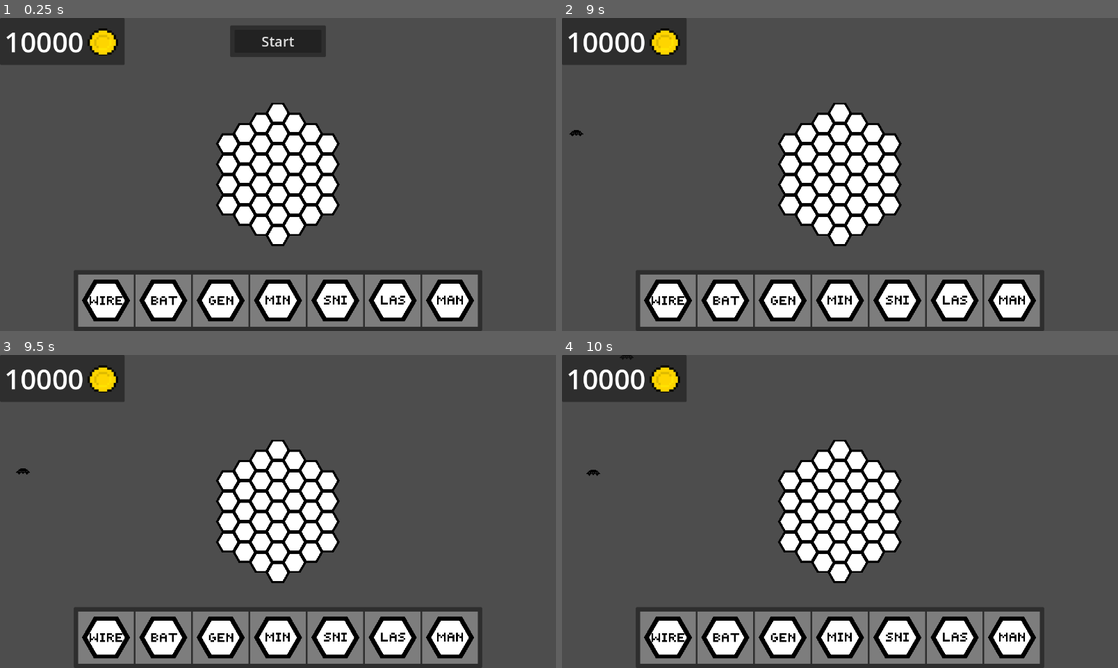
Above: before the commit, frames 1-4 (two rows, left to right).
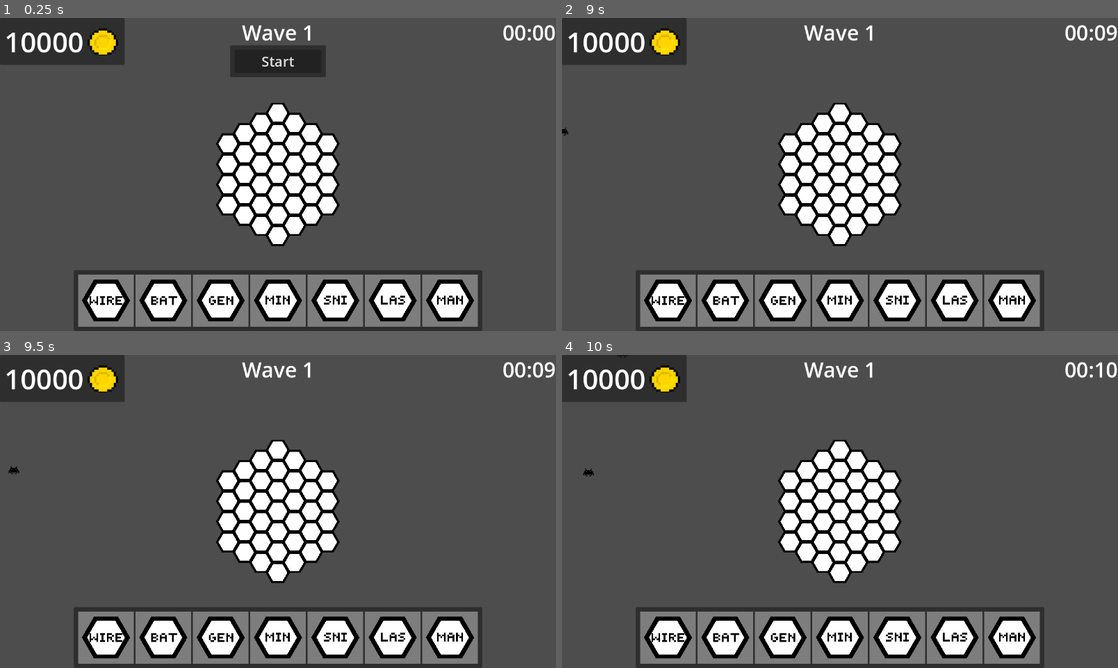
Above: after the commit, the same moments.

Repository: KieranGliver/SpacePowerDefenseGame
Game: Godot game, scene res://Scenes/GameScenes/main.tscn
Two runs of this game, one before a commit and one after it. Both use one fixed random seed, a clock stepped at 60 frames per second and the inputs below.
Inputs (mouse positions are in pixels of both pictures, inside the frame that each line leads up to):
- Up to frame 1 (0.25 s): no input
- Up to frame 2 (9 s): click "Start" at 0.5 s; click (667, 299) at 1.25 s; click (723, 299) at 2 s; click (784, 299) at 2.75 s; click (840, 299) at 3.5 s; click (895, 299) at 4.25 s; click (956, 299) at 5 s; click (1012, 299) at 5.75 s; click (667, 299) at 6.5 s; click (723, 299) at 7.25 s; click (784, 299) at 8 s; click (840, 299) at 8.75 s
- Up to frame 3 (9.5 s): no input
- Up to frame 4 (10 s): click (895, 636) at 9.5 s

The runs differ from the first frame. In frame 1, 2.4% of the frame differs, in the area x 41-100%, y 2-19%; in frame 2, 0.5%; in frame 3, 0.5%; in frame 4, 0.5%.

Commit message:
Added multiple waves

Diff:
--- /dev/null
+++ b/Scenes/GameScenes/TimeDisplay.gd
@@ -0,0 +1,15 @@
+extends Label
+
+var time = 0
+
+func _ready():
+	text = format_time(time)
+
+func format_time(seconds: int):
+	var minutes = int((seconds % 3600) / 60)
+	var secs = seconds % 60
+	return str(minutes).pad_zeros(2) + ":" + str(secs).pad_zeros(2)
+
+func _on_timer_timeout():
+	time += 1
+	text = format_time(time)
--- a/Scenes/GameScenes/main.tscn
+++ b/Scenes/GameScenes/main.tscn
@@ -1,10 +1,11 @@
-[gd_scene load_steps=8 format=3 uid="uid://0v2s4ifhgy8h"]
+[gd_scene load_steps=9 format=3 uid="uid://0v2s4ifhgy8h"]
 
 [ext_resource type="PackedScene" uid="uid://cved15jmsk7ep" path="res://Scenes/UI/hex_tile_map.tscn" id="1_23a8a"]
 [ext_resource type="Script" path="res://Scripts/Managers/game_manager.gd" id="1_88mrd"]
 [ext_resource type="PackedScene" uid="uid://c4qar084b8sbt" path="res://Scenes/UI/Overlay/HexMenu.tscn" id="2_yfjim"]
 [ext_resource type="PackedScene" uid="uid://bovrdbn26tthk" path="res://Scenes/Enemy/wave_spawner.tscn" id="3_jtl8h"]
 [ext_resource type="PackedScene" uid="uid://b4kpjs0vvecns" path="res://Scenes/UI/Overlay/start_button.tscn" id="3_u8lrq"]
+[ext_resource type="Script" path="res://Scenes/GameScenes/TimeDisplay.gd" id="4_1bsnx"]
 [ext_resource type="Script" path="res://Scripts/Managers/Camera_manager.gd" id="6_5fofq"]
 [ext_resource type="PackedScene" uid="uid://6c1t8nkvmvi0" path="res://Scenes/UI/Overlay/curreny_label.tscn" id="8_vyvfu"]
 
@@ -35,7 +36,51 @@
 
 [node name="StartButton" parent="CanvasLayer/UI" instance=ExtResource("3_u8lrq")]
 layout_mode = 1
-offset_bottom = 90.0
+offset_top = 63.0
+offset_bottom = 136.0
+
+[node name="TimeDisplay" type="Label" parent="CanvasLayer/UI"]
+layout_mode = 1
+anchors_preset = 1
+anchor_left = 1.0
+anchor_right = 1.0
+offset_left = -121.0
+offset_bottom = 70.0
+grow_horizontal = 0
+theme_override_font_sizes/font_size = 48
+text = "99:99"
+script = ExtResource("4_1bsnx")
+
+[node name="Timer" type="Timer" parent="CanvasLayer/UI/TimeDisplay"]
+autostart = true
+
+[node name="WaveLabel" type="Label" parent="CanvasLayer/UI"]
+layout_mode = 1
+anchors_preset = 5
+anchor_left = 0.5
+anchor_right = 0.5
+offset_left = -83.0
+offset_right = 83.0
+offset_bottom = 70.0
+grow_horizontal = 2
+theme_override_font_sizes/font_size = 48
+text = "Wave 0"
+
+[node name="WinLabel" type="Label" parent="CanvasLayer"]
+visible = false
+anchors_preset = 8
+anchor_left = 0.5
+anchor_top = 0.5
+anchor_right = 0.5
+anchor_bottom = 0.5
+offset_left = -151.0
+offset_top = -45.5
+offset_right = 151.0
+offset_bottom = 45.5
+grow_horizontal = 2
+grow_vertical = 2
+theme_override_font_sizes/font_size = 64
+text = "YOU WIN!"
 
 [node name="GM" type="Node2D" parent="." groups=["game_manager"]]
 script = ExtResource("1_88mrd")
@@ -58,6 +103,7 @@
 
 [connection signal="button_pressed" from="CanvasLayer/UI/HexMenu" to="GM" method="_on_hex_menu_button_pressed"]
 [connection signal="pressed" from="CanvasLayer/UI/StartButton/MarginContainer/Button" to="GM" method="_on_start_button_pressed"]
+[connection signal="timeout" from="CanvasLayer/UI/TimeDisplay/Timer" to="CanvasLayer/UI/TimeDisplay" method="_on_timer_timeout"]
 [connection signal="wave_done" from="GM/WaveSpawner" to="GM" method="_on_wave_spawner_wave_done"]
 
 [editable path="CanvasLayer/UI/StartButton"]
--- a/Scripts/Enemy/wave_spawner.gd
+++ b/Scripts/Enemy/wave_spawner.gd
@@ -48,7 +48,7 @@
 					enemy_spawn.global_position = get_random_position()
 					add_child(enemy_spawn)
 					counter += 1
-	if time >= time_end:
+	if time >= time_end and get_tree().get_nodes_in_group("enemy").size() <= 0:
 		timer.stop()
 		emit_signal("wave_done")
 
--- a/Scripts/Managers/game_manager.gd
+++ b/Scripts/Managers/game_manager.gd
@@ -7,7 +7,8 @@
 @onready var currency_label = $"../CanvasLayer/UI/CurrenyLabel" # UI label displaying current currency
 @onready var wave_spawner = $WaveSpawner
 @onready var start_button = $"../CanvasLayer/UI/StartButton"
-
+@onready var win_label = $"../CanvasLayer/WinLabel"
+@onready var wave_label = $"../CanvasLayer/UI/WaveLabel"
 
 # Preloaded prefabs for various objects
 const HEX_ICON_PREFAB = preload("res://Scenes/UI/hex_icon.tscn")
@@ -27,6 +28,7 @@
 
 func _ready():
 	add_currency(10000)
+	set_wave_label()
 
 func _input(event):
 	if event is InputEventMouseButton:
@@ -250,5 +252,12 @@
 
 
 func _on_wave_spawner_wave_done():
-	start_button.visible = true
-	#level += 1
+	level += 1
+	set_wave_label()
+	if level > Data.wave_data.size():
+		win_label.visible = true
+	else:
+		start_button.visible = true
+
+func set_wave_label():
+	wave_label.text = "Wave " + str(level+1)
--- a/Scripts/Utility/data.gd
+++ b/Scripts/Utility/data.gd
@@ -43,36 +43,191 @@
 }
 
 var wave_data = [
-	[
-		{
-			"time_start": 0,
-			"time_end": 30,
-			"enemy": PROJECTILE_ENEMY,
-			"enemy_num": 3,
-			"enemy_spawn_delay": 3
-		}
-	],
-	[
-		{
-			"time_start": 0,
-			"time_end": 30,
-			"enemy": BASIC_ENEMY,
-			"enemy_num": 3,
-			"enemy_spawn_delay": 3
-		},
-		{
-			"time_start": 10,
-			"time_end": 30,
-			"enemy": TANK_ENEMY,
-			"enemy_num": 1,
-			"enemy_spawn_delay": 5
-		},
-		{
-			"time_start": 20,
-			"time_end": 30,
-			"enemy": SHIELD_ENEMY,
-			"enemy_num": 2,
-			"enemy_spawn_delay": 4
+	[ # Wave 1: Basic enemies - 0 to 60s
+		{
+			"time_start": 0,
+			"time_end": 60,
+			"enemy": BASIC_ENEMY,
+			"enemy_num": 3,
+			"enemy_spawn_delay": 5
+		}
+	],
+	[ # Wave 2: Lots of Basic Enemies - 60 to 120s
+		{
+			"time_start": 0,
+			"time_end": 60,
+			"enemy": BASIC_ENEMY,
+			"enemy_num": 5,
+			"enemy_spawn_delay": 3
+		}
+	],
+	[ # Wave 3: Tank enemies - 120 to 180s
+		{
+			"time_start": 0,
+			"time_end": 60,
+			"enemy": TANK_ENEMY,
+			"enemy_num": 1,
+			"enemy_spawn_delay": 5
+		}
+	],
+	[ # Wave 4: Tank + Basic enemies - 180 to 240s
+		{
+			"time_start": 0,
+			"time_end": 60,
+			"enemy": BASIC_ENEMY,
+			"enemy_num": 3,
+			"enemy_spawn_delay": 5
+		},
+		{
+			"time_start": 0,
+			"time_end": 60,
+			"enemy": TANK_ENEMY,
+			"enemy_num": 1,
+			"enemy_spawn_delay": 5
+		},
+	],
+	[ # Wave 5: Shield Enemies - 240s to 300s
+		{
+			"time_start": 0,
+			"time_end": 60,
+			"enemy": SHIELD_ENEMY,
+			"enemy_num": 2,
+			"enemy_spawn_delay": 4
+		}
+	],
+	[ # Wave 6: Shield and Tank Enemies - 300 to 360s
+		{
+			"time_start": 0,
+			"time_end": 60,
+			"enemy": TANK_ENEMY,
+			"enemy_num": 1,
+			"enemy_spawn_delay": 5
+		},
+		{
+			"time_start": 0,
+			"time_end": 60,
+			"enemy": SHIELD_ENEMY,
+			"enemy_num": 2,
+			"enemy_spawn_delay": 4
+		}
+	],
+	[ # Wave 7 Shield, Tank, and Basic enemies - 360s to 420s
+		{
+			"time_start": 0,
+			"time_end": 60,
+			"enemy": BASIC_ENEMY,
+			"enemy_num": 3,
+			"enemy_spawn_delay": 3
+		},
+		{
+			"time_start": 0,
+			"time_end": 60,
+			"enemy": TANK_ENEMY,
+			"enemy_num": 1,
+			"enemy_spawn_delay": 5
+		},
+		{
+			"time_start": 0,
+			"time_end": 60,
+			"enemy": SHIELD_ENEMY,
+			"enemy_num": 2,
+			"enemy_spawn_delay": 4
+		}
+	],
+	[ # Wave 8: ALOT of basic enemies - 420 to 480s
+		{
+			"time_start": 0,
+			"time_end": 60,
+			"enemy": BASIC_ENEMY,
+			"enemy_num": 10,
+			"enemy_spawn_delay": 3
+		}
+	],
+	[ # Wave 9: Projectile enemies - 480 to 540s
+		{
+			"time_start": 0,
+			"time_end": 60,
+			"enemy": PROJECTILE_ENEMY,
+			"enemy_num": 3,
+			"enemy_spawn_delay": 5
+		}
+	],
+	[ # Wave 10: Projectile and Basic enemies - 540s to 600s
+		{
+			"time_start": 0,
+			"time_end": 60,
+			"enemy": BASIC_ENEMY,
+			"enemy_num": 5,
+			"enemy_spawn_delay": 3
+		},
+		{
+			"time_start": 0,
+			"time_end": 60,
+			"enemy": PROJECTILE_ENEMY,
+			"enemy_num": 3,
+			"enemy_spawn_delay": 5
+		}
+	],
+	[ # Wave 11 Shield and Tank enemies - 600s to 660s
+		{
+			"time_start": 0,
+			"time_end": 60,
+			"enemy": TANK_ENEMY,
+			"enemy_num": 1,
+			"enemy_spawn_delay": 5
+		},
+		{
+			"time_start": 0,
+			"time_end": 60,
+			"enemy": SHIELD_ENEMY,
+			"enemy_num": 2,
+			"enemy_spawn_delay": 4
+		}
+	],
+	[ # Wave 12 Shield and Projectile enemies - 660s to 720s
+		{
+			"time_start": 0,
+			"time_end": 60,
+			"enemy": SHIELD_ENEMY,
+			"enemy_num": 2,
+			"enemy_spawn_delay": 4
+		},
+		{
+			"time_start": 0,
+			"time_end": 60,
+			"enemy": PROJECTILE_ENEMY,
+			"enemy_num": 3,
+			"enemy_spawn_delay": 5
+		}
+	],
+	[ # Wave 13 Projectile, Shield, Tank, and Basic enemies - 720s to 780s
+		{
+			"time_start": 0,
+			"time_end": 60,
+			"enemy": BASIC_ENEMY,
+			"enemy_num": 3,
+			"enemy_spawn_delay": 3
+		},
+		{
+			"time_start": 0,
+			"time_end": 60,
+			"enemy": TANK_ENEMY,
+			"enemy_num": 1,
+			"enemy_spawn_delay": 5
+		},
+		{
+			"time_start": 0,
+			"time_end": 60,
+			"enemy": SHIELD_ENEMY,
+			"enemy_num": 2,
+			"enemy_spawn_delay": 4
+		},
+		{
+			"time_start": 0,
+			"time_end": 60,
+			"enemy": PROJECTILE_ENEMY,
+			"enemy_num": 3,
+			"enemy_spawn_delay": 5
 		}
 	]
 ]
